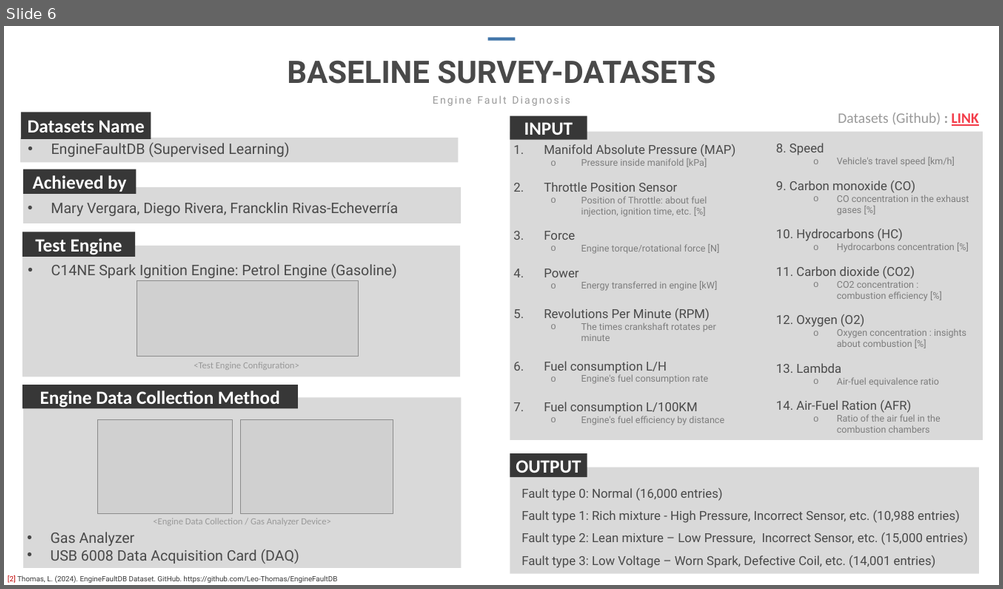
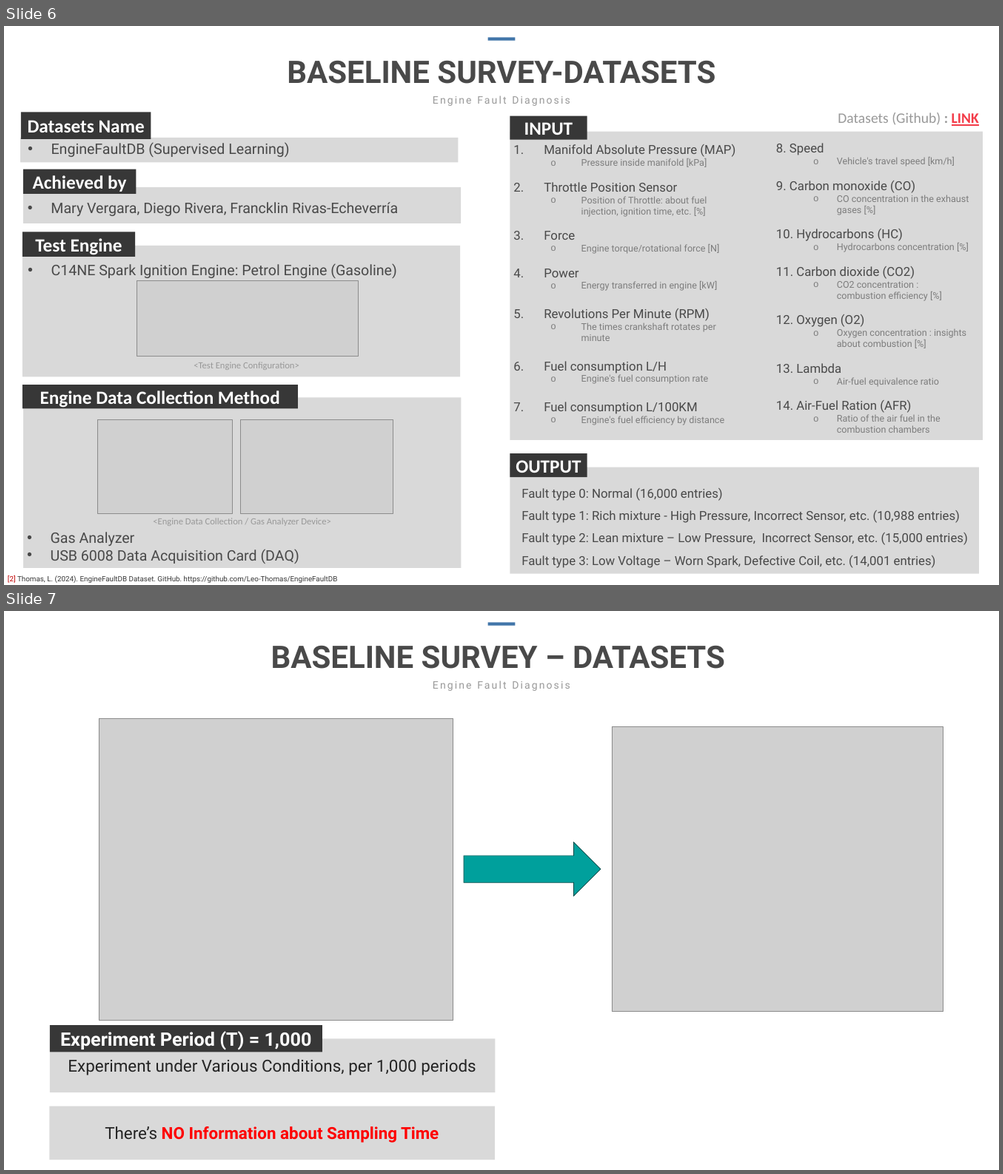
Before and after one commit to AnGyeonheal/IAIA, a slide deck: Projects/Projects#1_EngineFaultDiagnosis/Project#1_Proposal/IAIA_Proposal_21900727_21900416_GaramJin_GyeonhealAn_Fixed.pptx. Shown one above the other, each under a label of ours: slide 6 before the commit, slides 6 and 7 after it. The pictures are 1003x589 and 1003x1174 pixels, drawn with LibreOffice and Linux fonts; fonts in the diff are those of the drawing; grey boxes stand for pictures; background and template pictures are left out. Boxes give left, top, right and bottom in pixels: in the first picture for what was removed or moved away, otherwise in the second. Text is boxed around its words. In the diff, an @@ line names an element or a change of style, - is before the commit and + after.

```diff
--- a/Projects/Projects#1_EngineFaultDiagnosis/Project#1_Proposal/IAIA_Proposal_21900727_21900416_GaramJin_GyeonhealAn_Fixed.pptx
+++ b/Projects/Projects#1_EngineFaultDiagnosis/Project#1_Proposal/IAIA_Proposal_21900727_21900416_GaramJin_GyeonhealAn_Fixed.pptx
@@ slide 7 added at <box>4,611,999,1170</box>, background #FFFFFF; not listed: 1 template element that a slide beside it also shows @@
@@ rectangle added at <box>488,622,515,625</box>, fill #4175A9 @@
@@ text added at <box>271,645,725,669</box>, 60 pt, text #494949, bold @@
+BASELINE SURVEY – DATASETS
@@ text added at <box>432,681,570,691</box>, 20 pt, text #999999 @@
+Engine Fault Diagnosis
@@ picture added at <box>99,718,452,1021</box> @@
@@ picture added at <box>612,726,943,1012</box> @@
@@ right arrow added at <box>464,843,600,896</box>, fill #00A09C, outline #004644 1 pt @@
@@ rectangle added at <box>50,1025,322,1052</box>, fill #373737, 36 pt, text #FFFFFF, bold @@
+Experiment Period (T) = 1,000
@@ rectangle added at <box>50,1039,495,1093</box>, fill #D9D9D9, 32 pt, text #242424 @@
+Experiment under Various Conditions, per 1,000 periods
@@ rectangle added at <box>50,1106,495,1160</box>, fill #D9D9D9, 32 pt, text #FF0000, bold @@
+There’s NO Information about Sampling Time
```
Also in this commit, not shown: 3 slides changed, 4 other files.
